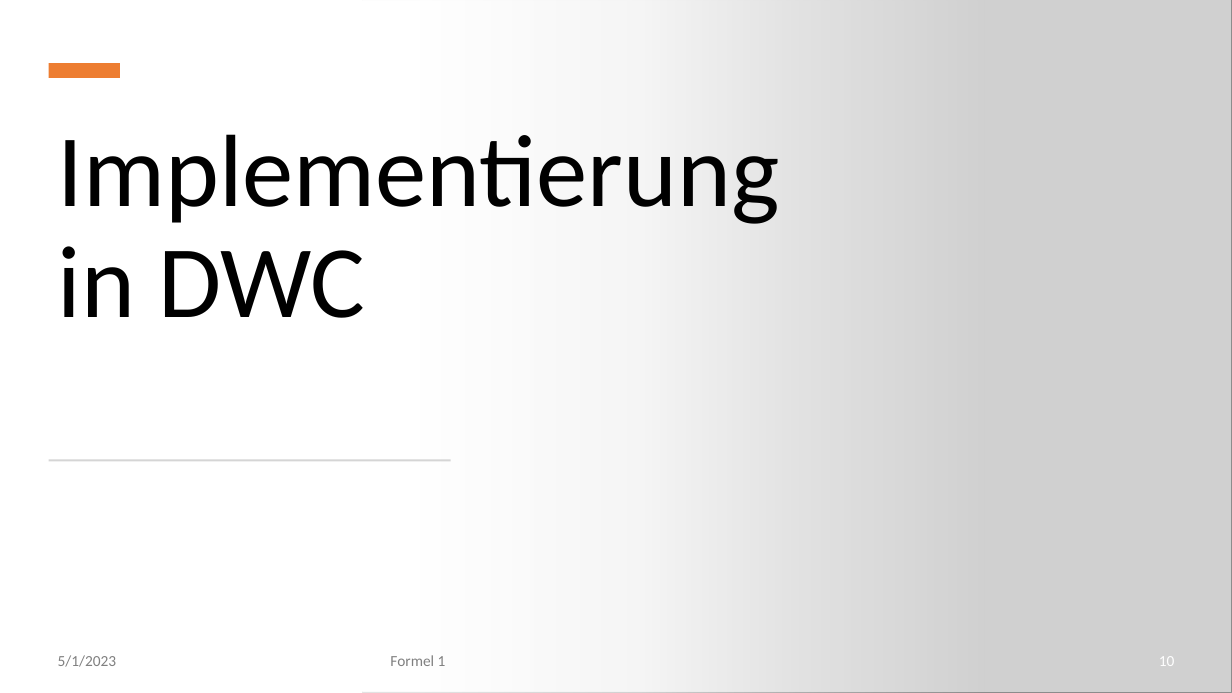
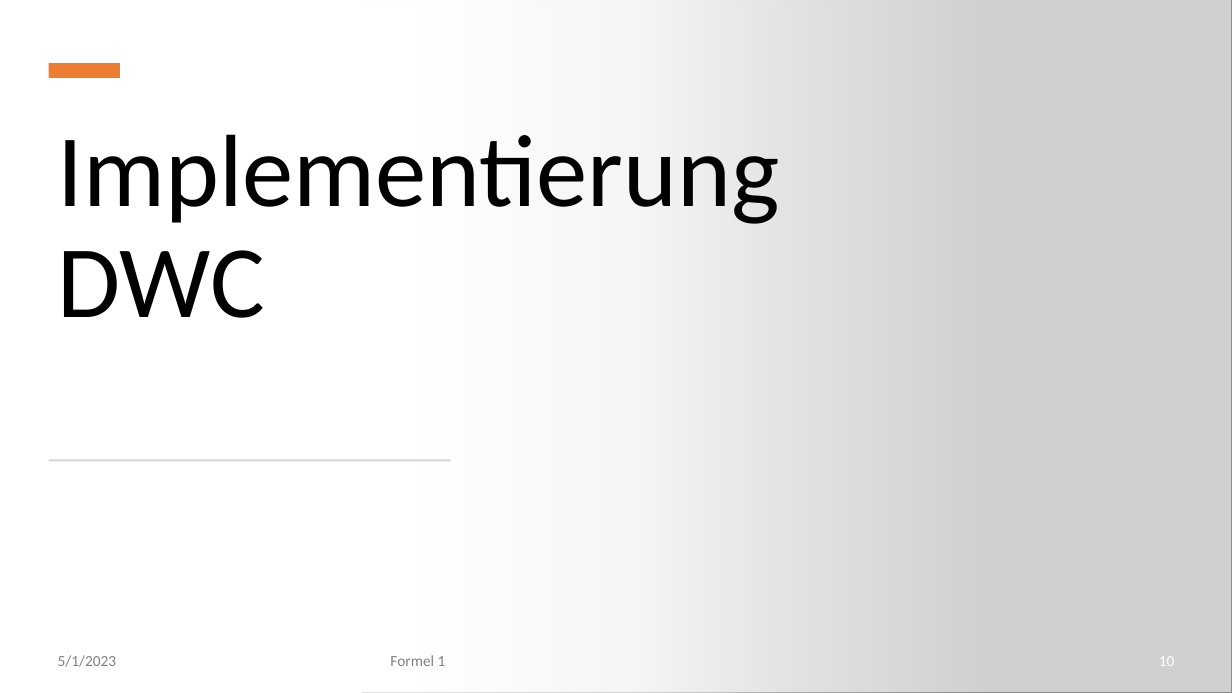
Before and after one commit to NicoHenzel/DataWarehouseWorkshop, a slide deck: slide 10 of Präsentation.pptx. Drawn at 1232x693 pixels with LibreOffice and Linux fonts; fonts in the diff are those of the drawing; grey boxes stand for pictures. Boxes give left, top, right and bottom in pixels: in the first picture for what was removed or moved away, otherwise in the second. Text is boxed around its words. In the diff, an @@ line names an element or a change of style, - is before the commit and + after.

```diff
--- a/Präsentation.pptx
+++ b/Präsentation.pptx
@@ title at (x1=58, y1=134, x2=780, y2=318): text changed @@
-Implementierung
-in DWC
+Implementierung
+DWC
```
Also in this commit, not shown: 7 other slides changed, 1 other file.
